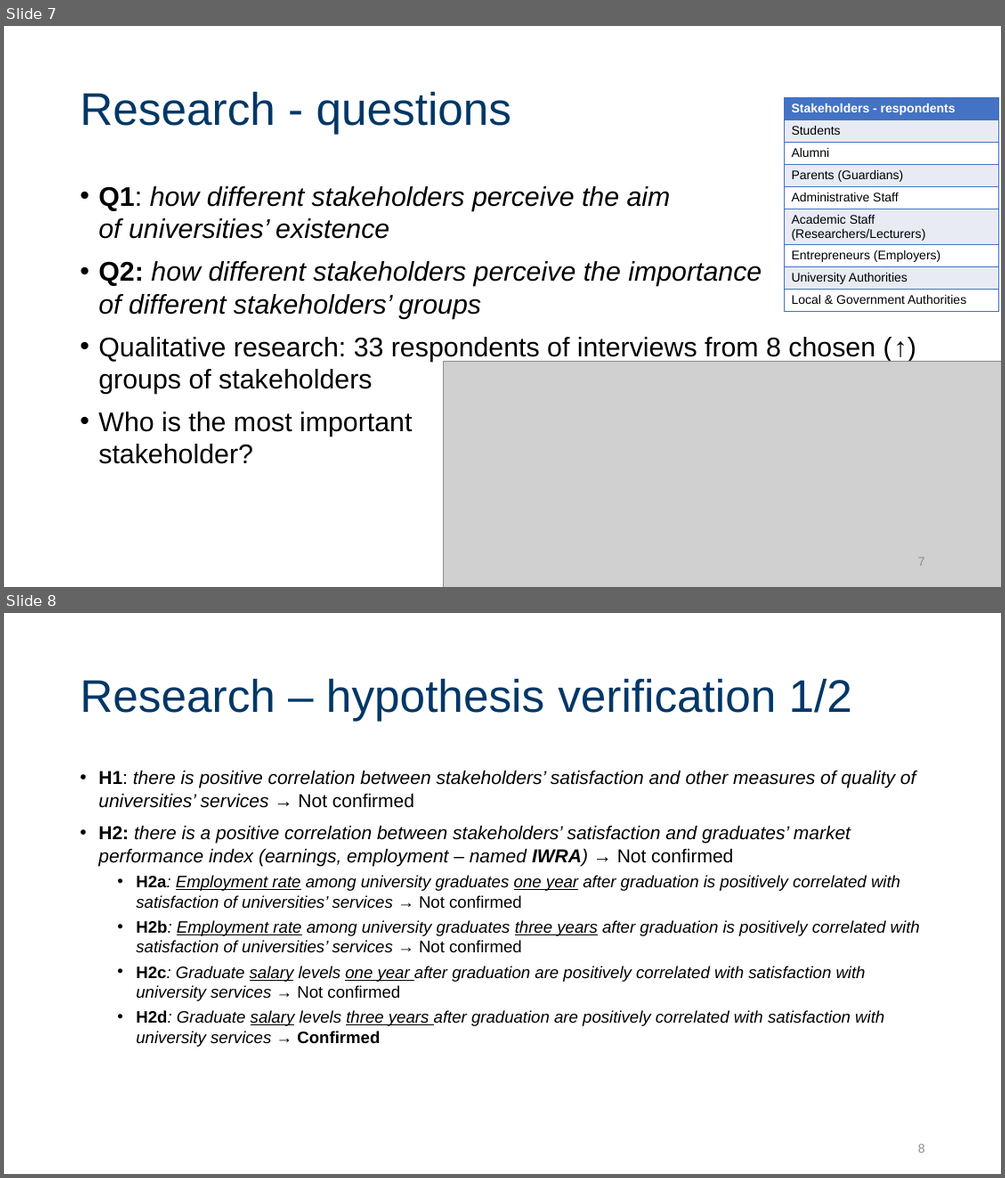
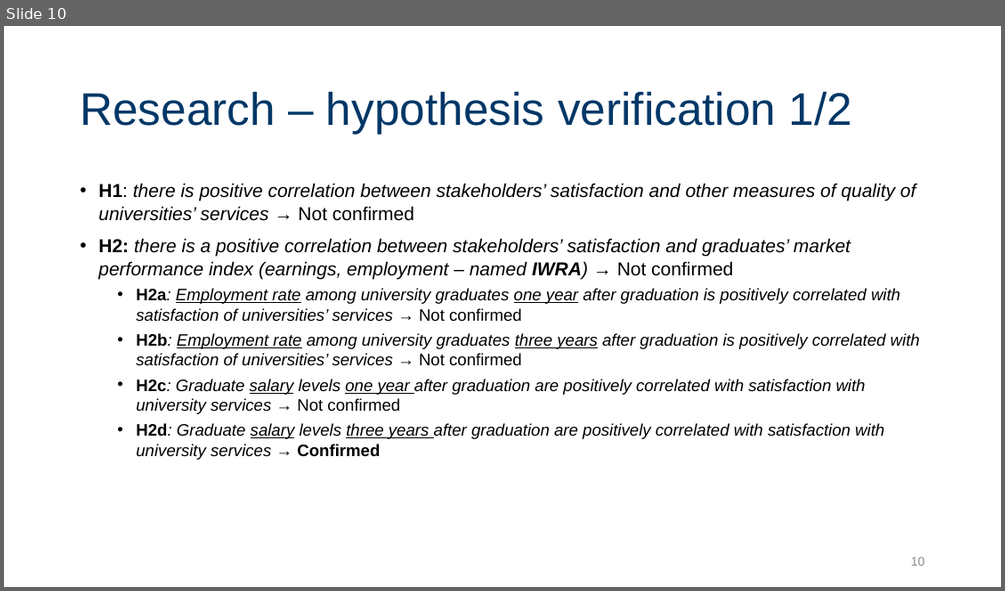
Before and after one commit to JeanPaulSzefler/doktorat_git, a slide deck: Obrona_JPSZEFLER/SSI_forHEI_QMS_PL_v0.1.pptx. Shown one above the other, each under a label of ours: slides 7 and 8 before the commit, slide 10 after it. The pictures are 1005x1178 and 1005x591 pixels, drawn with LibreOffice and Linux fonts; fonts in the diff are those of the drawing; grey boxes stand for pictures. Boxes give left, top, right and bottom in pixels: in the first picture for what was removed or moved away, otherwise in the second. Text is boxed around its words. In the diff, an @@ line names an element or a change of style, - is before the commit and + after.

```diff
--- a/Obrona_JPSZEFLER/SSI_forHEI_QMS_PL_v0.1.pptx
+++ b/Obrona_JPSZEFLER/SSI_forHEI_QMS_PL_v0.1.pptx
@@ slide 7 removed at (4, 26, 1001, 587), background #FFFFFF @@
@@ title removed at (80, 91, 512, 134) @@
-Research - questions
@@ table removed at (784, 98, 998, 314), 9 rows, 1 columns @@
-Stakeholders - respondents
-Students
-Alumni
-Parents (Guardians)
-Administrative Staff
-Academic Staff (Researchers/Lecturers)
-Entrepreneurs (Employers)
-University Authorities
-Local & Government Authorities
@@ text removed at (98, 186, 875, 464) @@
-• Q1: how different stakeholders perceive the aim
-  of universities’ existence
-• Q2: how different stakeholders perceive the importance
-  of different stakeholders’ groups
-• Qualitative research: 33 respondents of interviews from 8 chosen (↑) groups of stakeholders
-• Who is the most important
-  stakeholder?
@@ picture removed at (444, 361, 1001, 587) @@
@@ page number removed at (918, 556, 925, 565) @@
-7
@@ what was slide 8 is now slide 10 @@
@@ page number at (911, 556, 925, 565): text changed @@
-8
+10
```
Also in this commit, not shown: 8 slides changed, 7 slides added, 4 other slides removed, 7 other files.
